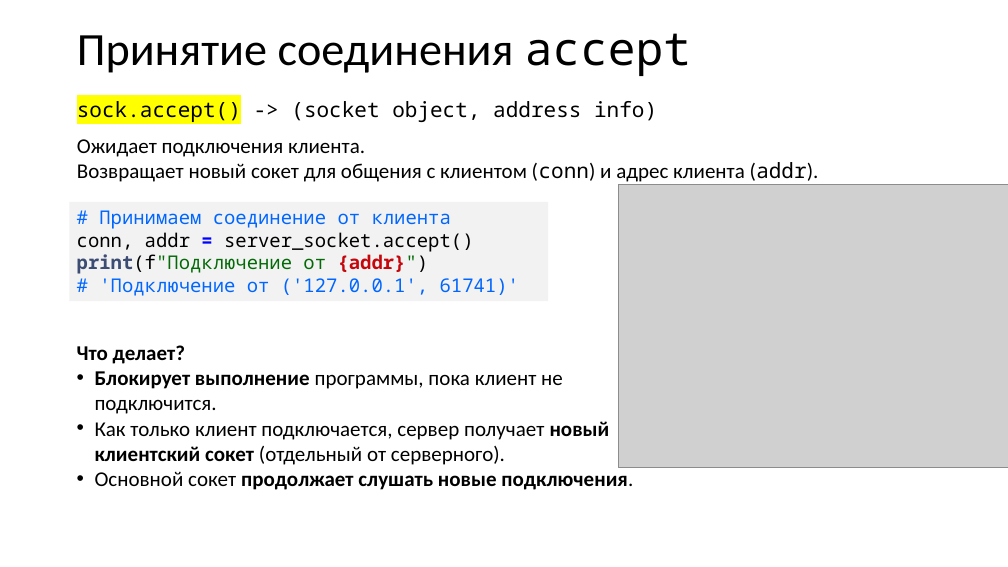
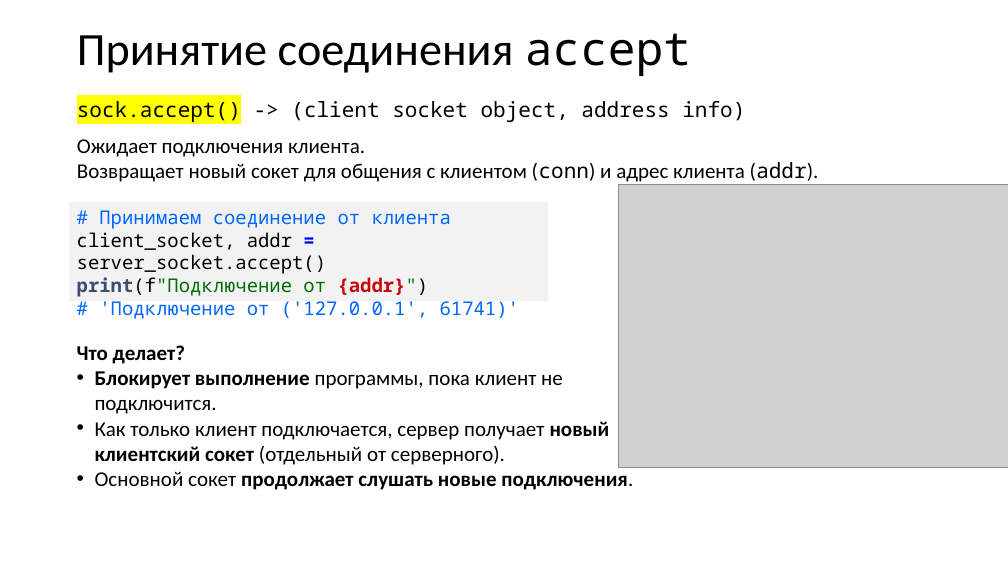
Before and after one commit to xtrueman/network_programming, a slide deck: slide 13 of Sockets.pptx (slide 12 before the commit). Drawn at 1008x567 pixels with LibreOffice and Linux fonts; fonts in the diff are those of the drawing; grey boxes stand for pictures. Boxes give left, top, right and bottom in pixels: in the first picture for what was removed or moved away, otherwise in the second. Text is boxed around its words. In the diff, an @@ line names an element or a change of style, - is before the commit and + after.

```diff
--- a/Sockets.pptx
+++ b/Sockets.pptx
@@ text at bbox=[77, 101, 745, 122]: text changed @@
-sock.accept() -> (socket object, address info)
+sock.accept() -> (client socket object, address info)
@@ text in rectangle at bbox=[77, 210, 519, 319]: text changed @@
-# Принимаем соединение от клиента
-conn, addr = server_socket.accept()
-print(f"Подключение от {addr}")
-# 'Подключение от ('127.0.0.1', 61741)'
+# Принимаем соединение от клиента
+client_socket, addr = server_socket.accept()
+print(f"Подключение от {addr}")
+# 'Подключение от ('127.0.0.1', 61741)'
```
Also in this commit, not shown: 10 other slides changed, 13 slides added, 5 other files.
